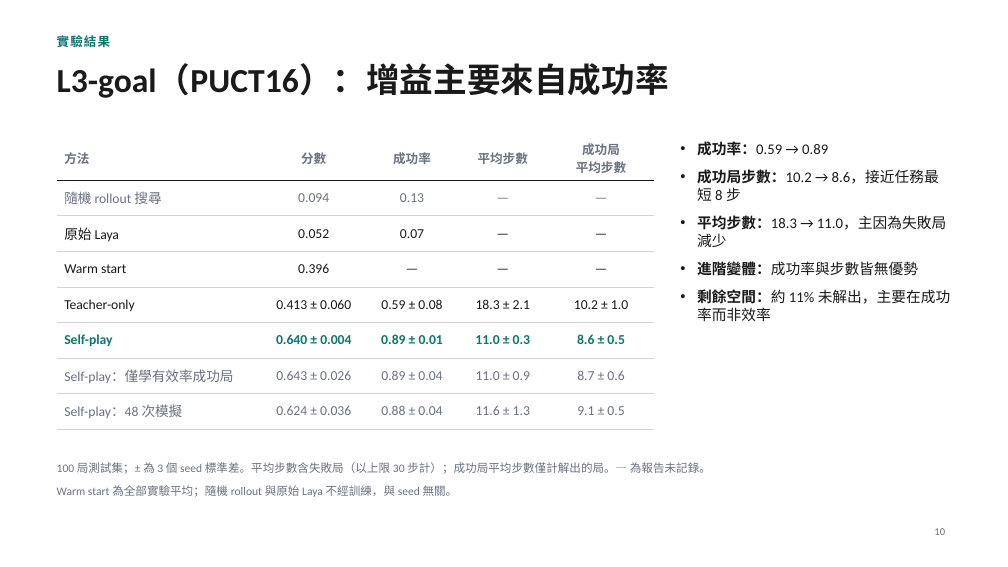
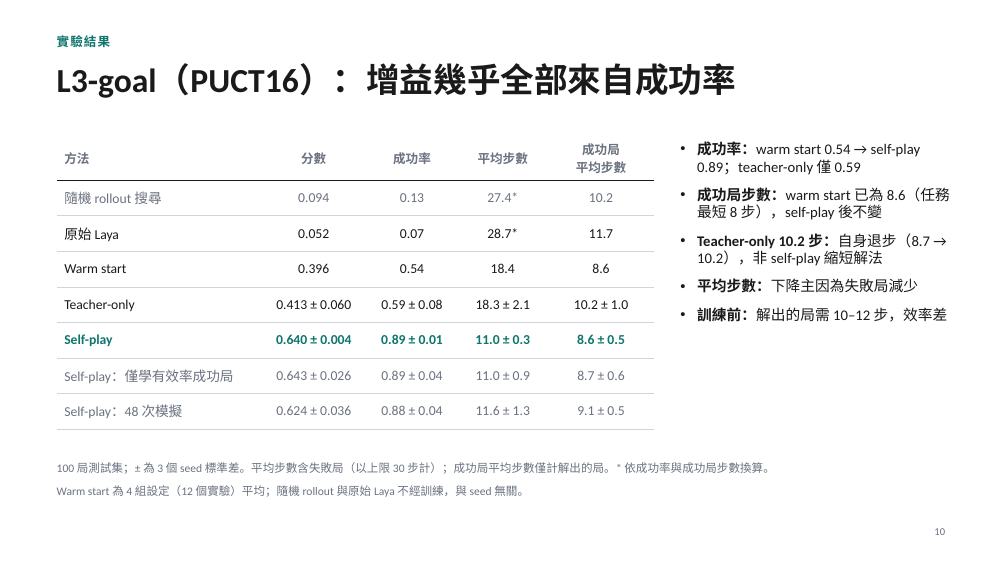
Before and after one commit to kthfan/mcts_laya, a slide deck: slide 10 of docs/project_slides_short.pptx. Drawn at 1008x567 pixels with LibreOffice and Linux fonts; fonts in the diff are those of the drawing. Boxes give left, top, right and bottom in pixels: in the first picture for what was removed or moved away, otherwise in the second. Text is boxed around its words. In the diff, an @@ line names an element or a change of style, - is before the commit and + after.

```diff
--- a/docs/project_slides_short.pptx
+++ b/docs/project_slides_short.pptx
@@ title at <box>57,65,736,98</box>: text changed @@
-L3-goal（PUCT16）：增益主要來自成功率
+L3-goal（PUCT16）：增益幾乎全部來自成功率
@@ table at <box>57,136,654,422</box> @@
-row 2, column 4: —
+row 2, column 4: 27.4*
-row 2, column 5: —
+row 2, column 5: 10.2
-row 3, column 4: —
+row 3, column 4: 28.7*
-row 3, column 5: —
+row 3, column 5: 11.7
-row 4: Warm start | 0.396 | — | — | —
+row 4: Warm start | 0.396 | 0.54 | 18.4 | 8.6
@@ text at <box>697,141,950,322</box>: text changed @@
-• 成功率：0.59 → 0.89
-• 成功局步數：10.2 → 8.6，接近任務最短 8 步
-• 平均步數：18.3 → 11.0，主因為失敗局減少
-• 進階變體：成功率與步數皆無優勢
-• 剩餘空間：約 11% 未解出，主要在成功率而非效率
+• 成功率：warm start 0.54 → self-play 0.89；teacher-only 僅 0.59
+• 成功局步數：warm start 已為 8.6（任務最短 8 步），self-play 後不變
+• Teacher-only 10.2 步：自身退步（8.7 → 10.2），非 self-play 縮短解法
+• 平均步數：下降主因為失敗局減少
+• 訓練前：解出的局需 10–12 步，效率差
@@ text at <box>57,462,774,474</box>: text changed @@
-100 局測試集；± 為 3 個 seed 標準差。平均步數含失敗局（以上限 30 步計）；成功局平均步數僅計解出的局。— 為報告未記錄。
+100 局測試集；± 為 3 個 seed 標準差。平均步數含失敗局（以上限 30 步計）；成功局平均步數僅計解出的局。* 依成功率與成功局步數換算。
@@ text at <box>57,485,529,497</box>: text changed @@
-Warm start 為全部實驗平均；隨機 rollout 與原始 Laya 不經訓練，與 seed 無關。
+Warm start 為 4 組設定（12 個實驗）平均；隨機 rollout 與原始 Laya 不經訓練，與 seed 無關。
```
Also in this commit, not shown: 4 other slides changed.
